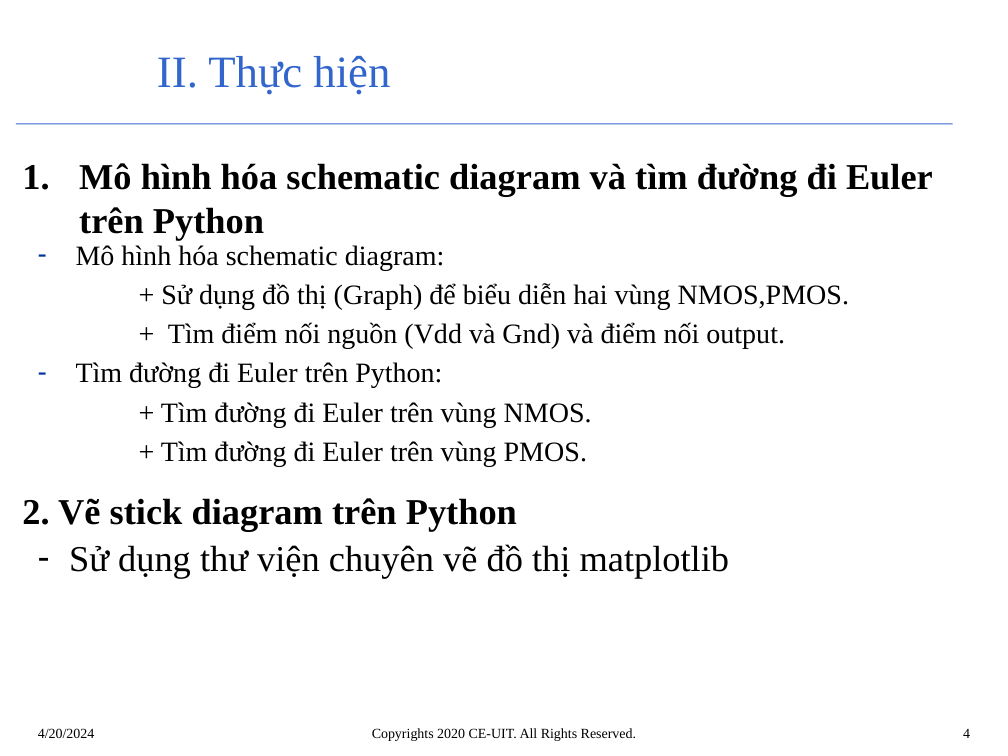
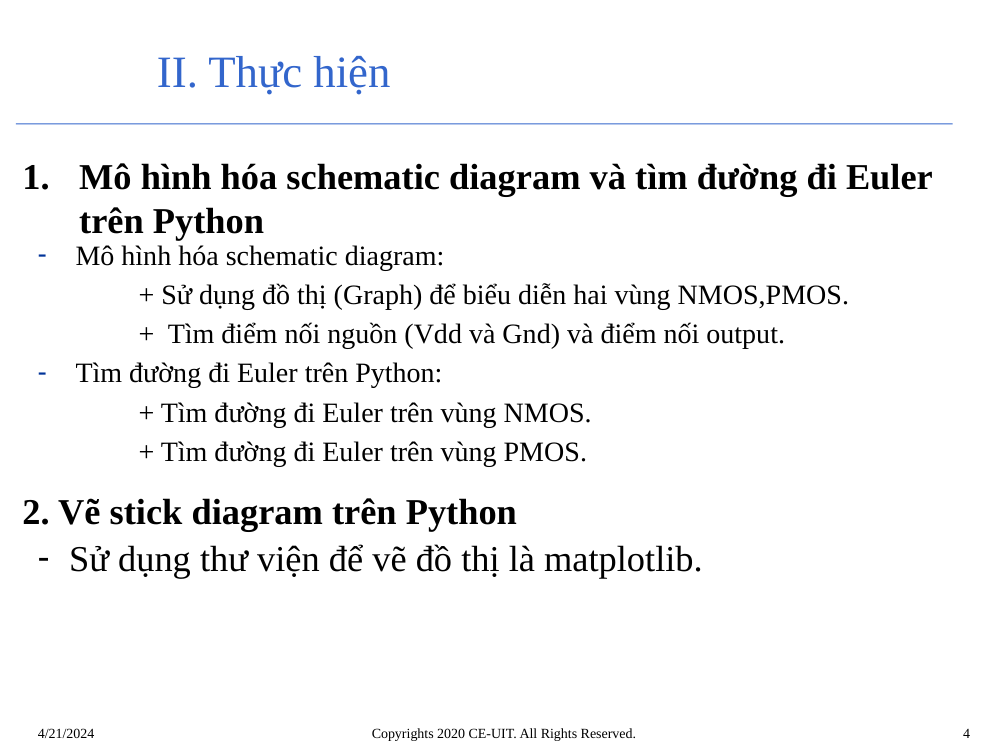
Before and after one commit to TungnxUIT/CE222.STICK-DIAGRAM, a slide deck: slide 4 of 21520312_21521649_Slide_StickDiagram.pptx. Drawn at 1008x756 pixels with LibreOffice and Linux fonts; fonts in the diff are those of the drawing; background and template pictures are left out. Boxes give left, top, right and bottom in pixels: in the first picture for what was removed or moved away, otherwise in the second. Text is boxed around its words. In the diff, an @@ line names an element or a change of style, - is before the commit and + after.

```diff
--- a/21520312_21521649_Slide_StickDiagram.pptx
+++ b/21520312_21521649_Slide_StickDiagram.pptx
@@ text at (69,544,703,578): text changed @@
-– Sử dụng thư viện chuyên vẽ đồ thị matplotlib
+– Sử dụng thư viện để vẽ đồ thị là matplotlib.
@@ text at (38,728,95,738): text changed @@
-4/20/2024
+4/21/2024
```
Also in this commit, not shown: 13 other slides changed.
